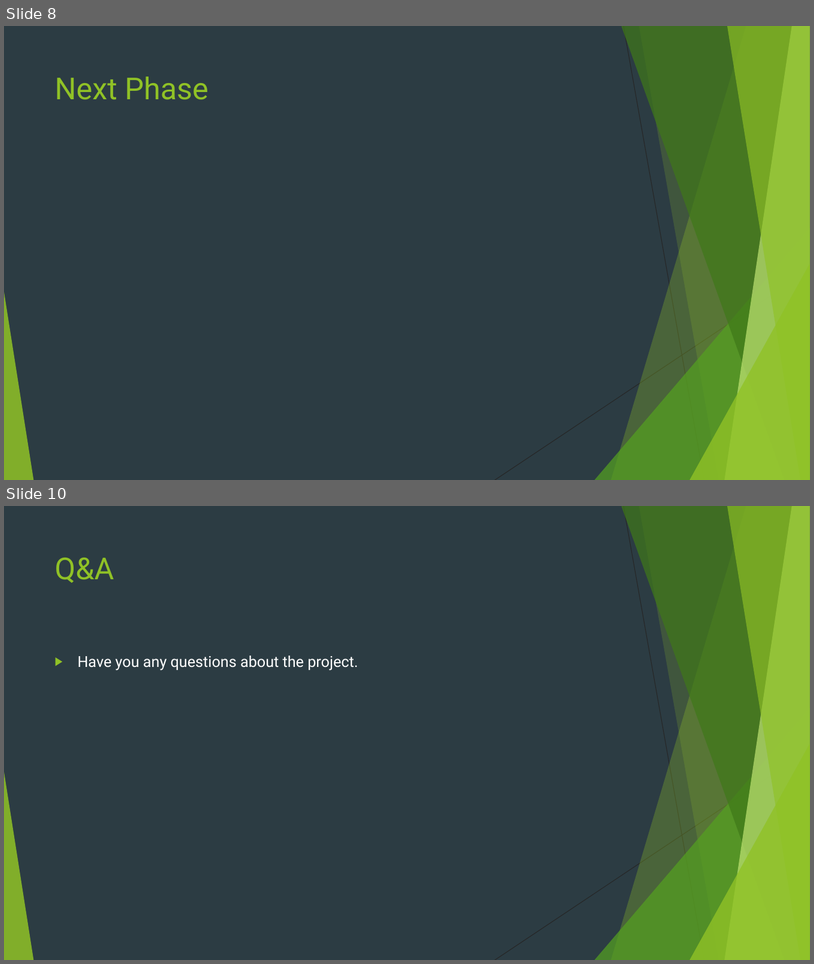
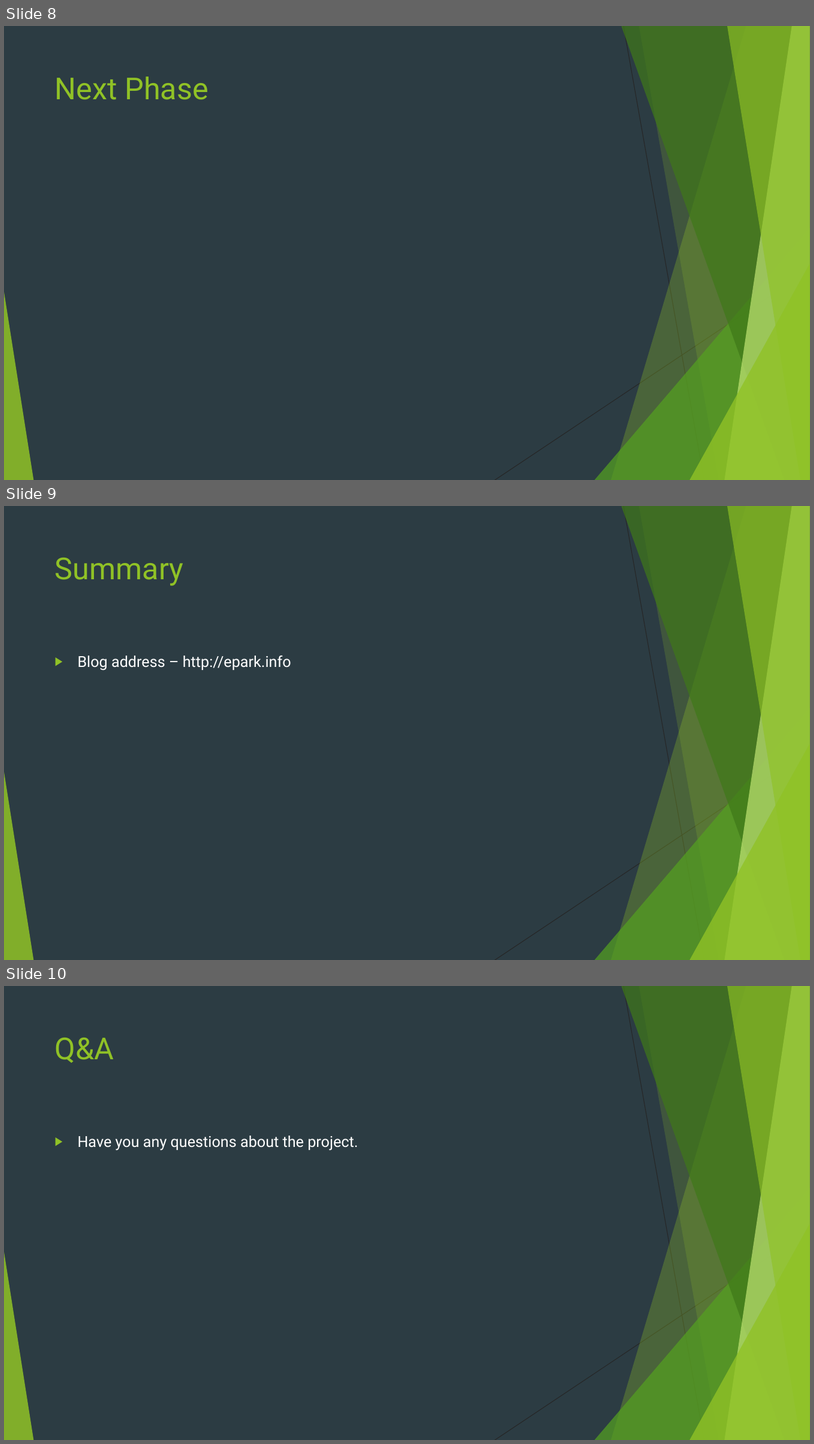
Before and after one commit to Syferus/ePark, a slide deck: Documentation/ePark.pptx. Shown one above the other, each under a label of ours: slides 8 and 10 before the commit, slides 8, 9 and 10 after it; the slides between them are not shown. The pictures are 814x964 and 814x1444 pixels, drawn with LibreOffice and Linux fonts; fonts in the diff are those of the drawing. Boxes give left, top, right and bottom in pixels: in the first picture for what was removed or moved away, otherwise in the second. Text is boxed around its words. In the diff, an @@ line names an element or a change of style, - is before the commit and + after.

Commit message:
edited powerpoint

```diff
--- a/Documentation/ePark.pptx
+++ b/Documentation/ePark.pptx
@@ slide 9 added at [4,506,810,960], background #2C3C43; not listed: 10 template elements that a slide beside it also shows @@
@@ title added at [55,558,184,586], 36 pt, text #90C226 @@
+Summary
@@ text added at [78,655,291,670], 18 pt, text #FFFFFF @@
+▶ Blog address – http://epark.info
```
Also in this commit, not shown: 1 slide removed.
